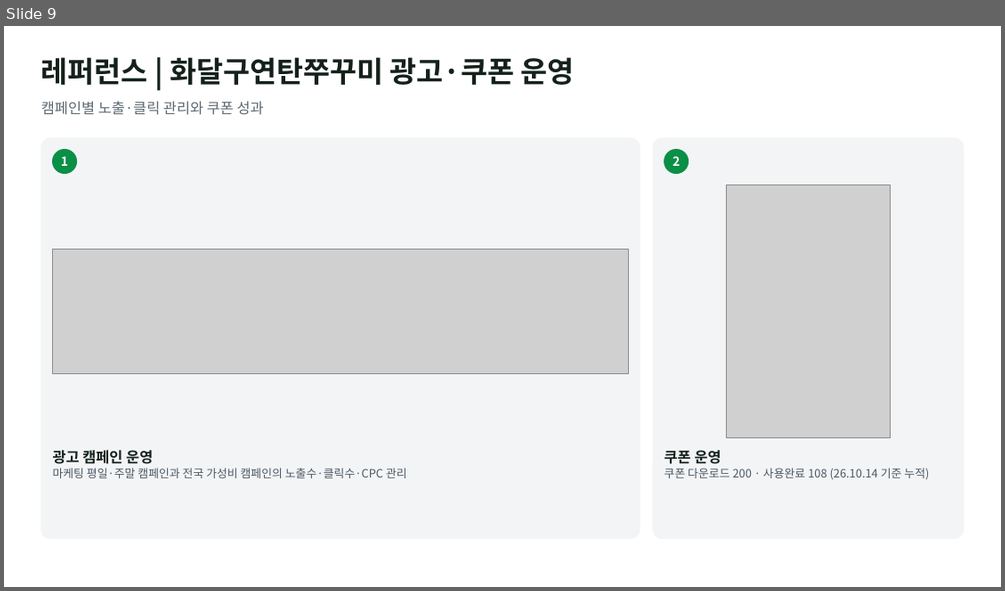
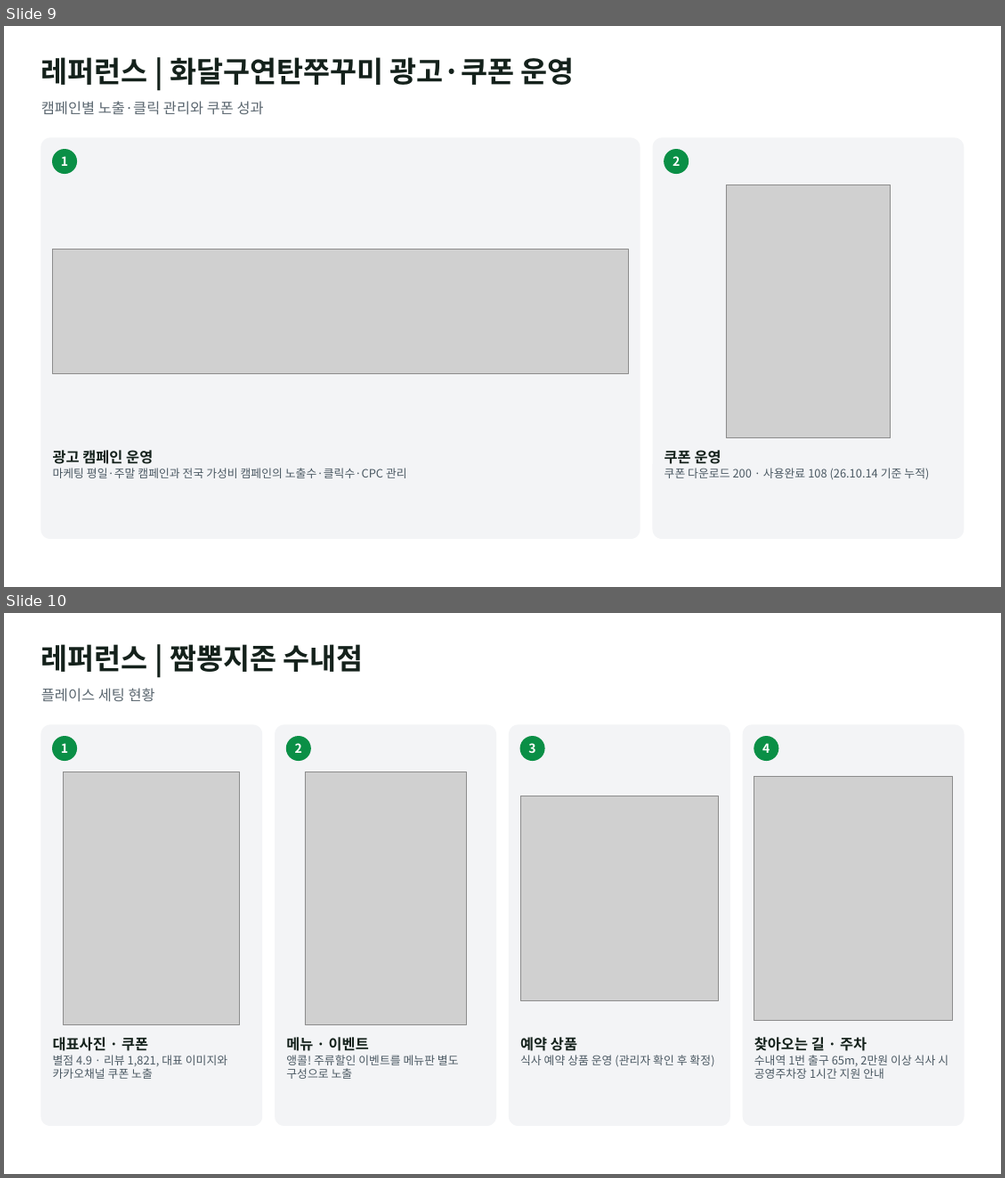
Before and after one commit to alfk0615/placeon, a slide deck: out/company_reference_proposal.pptx. Shown one above the other, each under a label of ours: slide 9 before the commit, slides 9 and 10 after it. The pictures are 1005x591 and 1005x1178 pixels, drawn with LibreOffice and Linux fonts; fonts in the diff are those of the drawing; grey boxes stand for pictures. Boxes give left, top, right and bottom in pixels: in the first picture for what was removed or moved away, otherwise in the second. Text is boxed around its words. In the diff, an @@ line names an element or a change of style, - is before the commit and + after.

```diff
--- a/out/company_reference_proposal.pptx
+++ b/out/company_reference_proposal.pptx
@@ slide 10 added at [4,613,1001,1174], background #FFFFFF @@
@@ text added at [41,644,364,672], 28 pt, text #14211B, bold @@
+레퍼런스 | 짬뽕지존 수내점
@@ text added at [41,688,155,702], 14 pt, text #5B6770 @@
+플레이스 세팅 현황
@@ rounded rectangle added at [41,725,262,1126], fill #F3F4F6, outline #F3F4F6 1 pt @@
@@ ellipse added at [53,737,77,761], fill #0A8F46, outline #0A8F46 1 pt @@
@@ text added at [61,743,68,753], 12 pt, text #FFFFFF, bold @@
+1
@@ rounded rectangle added at [275,725,496,1126], fill #F3F4F6, outline #F3F4F6 1 pt @@
@@ ellipse added at [287,737,310,761], fill #0A8F46, outline #0A8F46 1 pt @@
@@ text added at [295,743,302,753], 12 pt, text #FFFFFF, bold @@
+2
@@ rounded rectangle added at [510,725,730,1126], fill #F3F4F6, outline #F3F4F6 1 pt @@
@@ ellipse added at [521,737,544,761], fill #0A8F46, outline #0A8F46 1 pt @@
@@ text added at [528,743,535,753], 12 pt, text #FFFFFF, bold @@
+3
@@ rounded rectangle added at [743,725,963,1126], fill #F3F4F6, outline #F3F4F6 1 pt @@
@@ ellipse added at [754,737,778,761], fill #0A8F46, outline #0A8F46 1 pt @@
@@ text added at [762,743,769,753], 12 pt, text #FFFFFF, bold @@
+4
@@ picture added at [63,771,240,1025] @@
@@ picture added at [305,771,466,1025] @@
@@ picture added at [521,795,719,1000] @@
@@ picture added at [754,776,952,1021] @@
@@ text added at [53,1037,227,1078], 11 pt, text #4B5963 @@
+대표사진 · 쿠폰
+별점 4.9 · 리뷰 1,821, 대표 이미지와 카카오채널 쿠폰 노출
@@ text added at [286,1037,459,1078], 11 pt, text #4B5963 @@
+메뉴 · 이벤트
+앵콜! 주류할인 이벤트를 메뉴판 별도 구성으로 노출
@@ text added at [520,1037,714,1067], 11 pt, text #4B5963 @@
+예약 상품
+식사 예약 상품 운영 (관리자 확인 후 확정)
@@ text added at [754,1037,948,1078], 11 pt, text #4B5963 @@
+찾아오는 길 · 주차
+수내역 1번 출구 65m, 2만원 이상 식사 시 공영주차장 1시간 지원 안내
```
Also in this commit, not shown: 1 other slide added.
